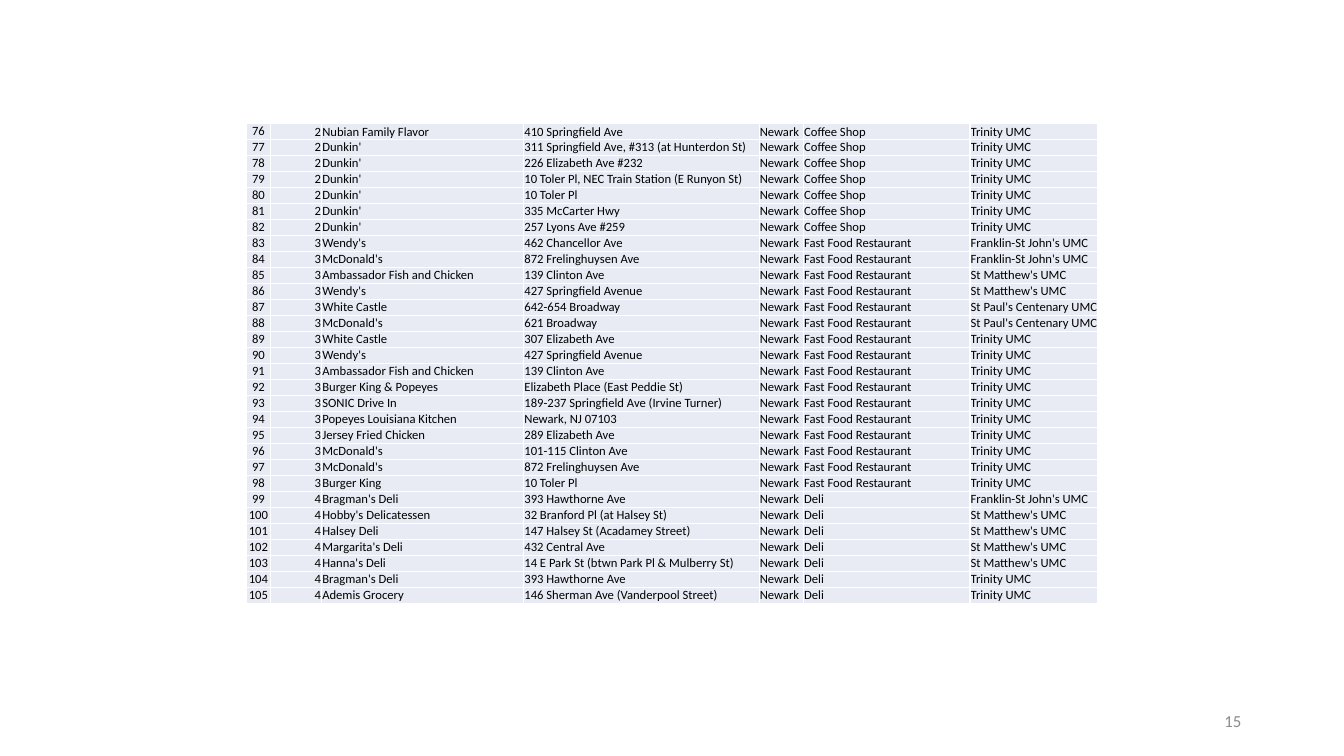
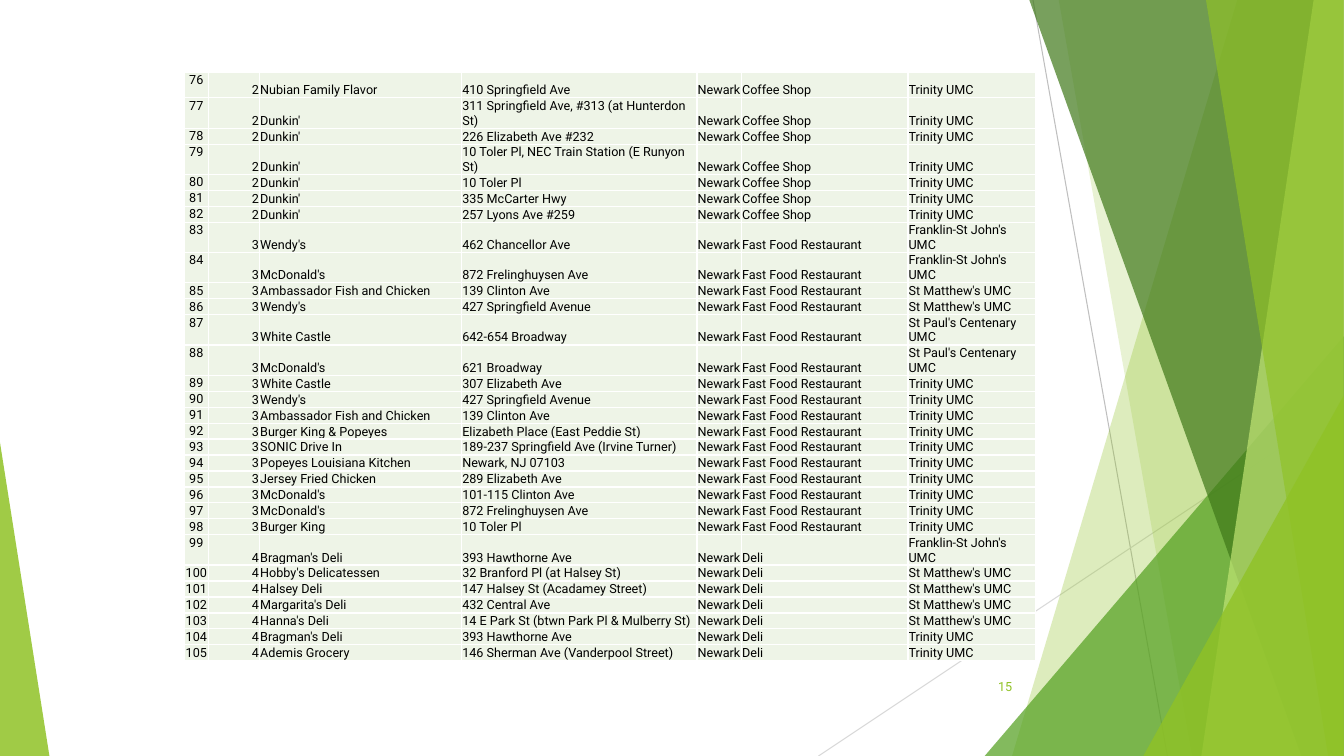
Before and after one commit to ussh0430/Applied-Data-Science-Capstone, a slide deck: slide 15 of Capstone Final Project Presentation.pptx. Drawn at 1344x756 pixels with LibreOffice and Linux fonts; fonts in the diff are those of the drawing. Boxes give left, top, right and bottom in pixels: in the first picture for what was removed or moved away, otherwise in the second. Text is boxed around its words. In the diff, an @@ line names an element or a change of style, - is before the commit and + after.

```diff
--- a/Capstone Final Project Presentation.pptx
+++ b/Capstone Final Project Presentation.pptx
@@ table at [185, 73, 1036, 666] @@
@@ fill #E9EBF5 to #EEF4E8 in 210 cells @@
@@ font Calibri to Roboto @@
@@ table: place and size @@
-table at [246, 123, 1098, 632]
+table at [185, 73, 1036, 666]
@@ group added at [0, 0, 1344, 756]: 5 freeform shapes, 3 triangles, 2 lines @@
@@ page number: place and size @@
-page number at [1224, 716, 1241, 727]
+page number at [998, 682, 1012, 691]
@@ page number at [998, 682, 1012, 691]: size 12 to 9 pt, font Calibri to Roboto, text colour #8C8C8C to #90C226 @@
```
Also in this commit, not shown: 15 other slides changed, 1 other file.
